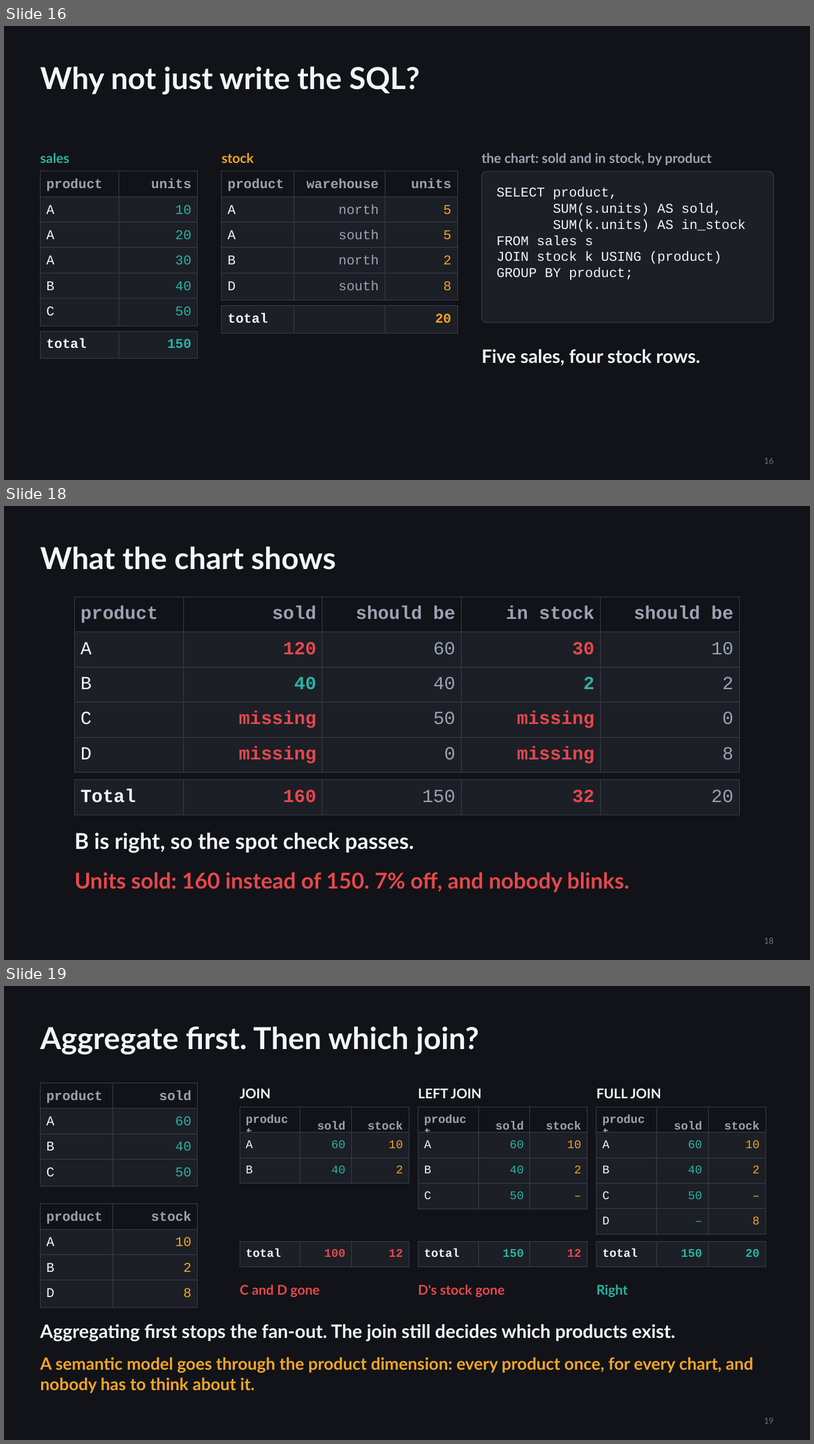
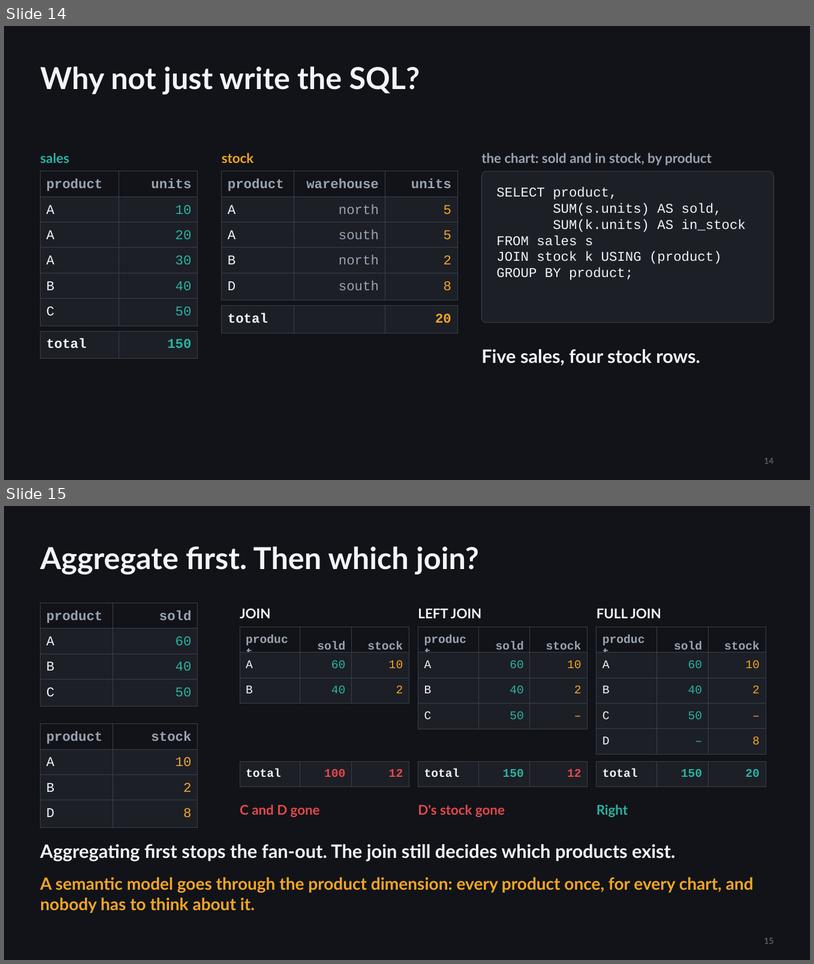
Before and after one commit to djouallah/presentations, a slide deck: analytics-as-code/analytics-as-code.pptx. Shown one above the other, each under a label of ours: slides 16, 18 and 19 before the commit, slides 14 and 15 after it; the slides between them are not shown. The pictures are 814x1444 and 814x964 pixels, drawn with LibreOffice and Linux fonts; fonts in the diff are those of the drawing. Boxes give left, top, right and bottom in pixels: in the first picture for what was removed or moved away, otherwise in the second. Text is boxed around its words. In the diff, an @@ line names an element or a change of style, - is before the commit and + after.

```diff
--- a/analytics-as-code/analytics-as-code.pptx
+++ b/analytics-as-code/analytics-as-code.pptx
@@ slide 18 removed at (x1=4, y1=506, x2=810, y2=960), background #111318 @@
@@ title removed at (x1=40, y1=546, x2=336, y2=570) @@
-What the chart shows
@@ table removed at (x1=75, y1=597, x2=740, y2=632), 1 rows, 5 columns @@
-product | sold | should be | in stock | should be
@@ table removed at (x1=75, y1=632, x2=740, y2=667), 1 rows, 5 columns @@
-A | 120 | 60 | 30 | 10
@@ table removed at (x1=75, y1=667, x2=740, y2=702), 1 rows, 5 columns @@
-B | 40 | 40 | 2 | 2
@@ table removed at (x1=75, y1=702, x2=740, y2=737), 1 rows, 5 columns @@
-C | missing | 50 | missing | 0
@@ table removed at (x1=75, y1=737, x2=740, y2=772), 1 rows, 5 columns @@
-D | missing | 0 | missing | 8
@@ table removed at (x1=75, y1=780, x2=740, y2=814), 1 rows, 5 columns @@
-Total | 160 | 150 | 32 | 20
@@ text removed at (x1=75, y1=832, x2=414, y2=853) @@
-B is right, so the spot check passes.
@@ text removed at (x1=75, y1=872, x2=629, y2=892) @@
-Units sold: 160 instead of 150. 7% off, and nobody blinks.
@@ page number removed at (x1=764, y1=937, x2=774, y2=943) @@
-18
@@ what was slide 16 is now slide 14 @@
@@ page number at (x1=764, y1=457, x2=774, y2=463): text changed @@
-16
+14
@@ what was slide 19 is now slide 15 @@
@@ page number at (x1=764, y1=937, x2=774, y2=943): text changed @@
-19
+15
```
Also in this commit, not shown: 3 other slides removed, 1 other file.
